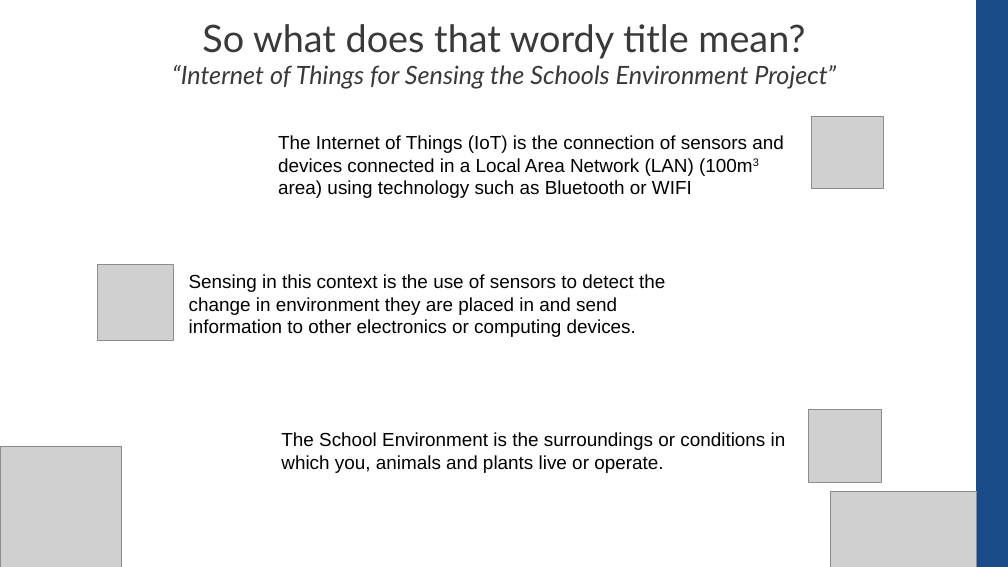
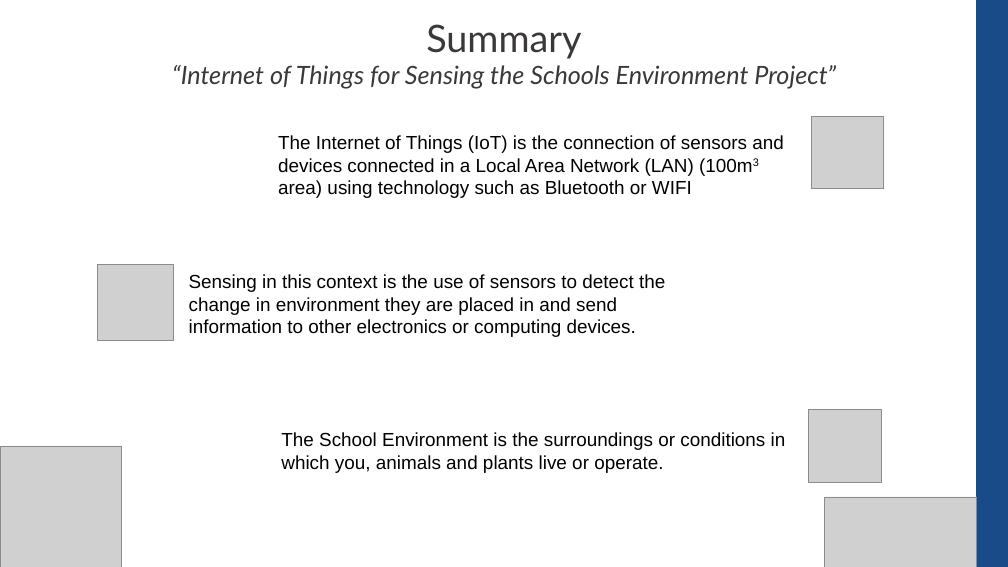
Before and after one commit to CompEng0001/IoT-and-Our-Schools-Environments-for-Education, a slide deck: slide 7 of Lessons/Introduction.pptx (slide 3 before the commit). Drawn at 1008x567 pixels with LibreOffice and Linux fonts; fonts in the diff are those of the drawing; grey boxes stand for pictures. Boxes give left, top, right and bottom in pixels: in the first picture for what was removed or moved away, otherwise in the second. Text is boxed around its words. In the diff, an @@ line names an element or a change of style, - is before the commit and + after.

```diff
--- a/Lessons/Introduction.pptx
+++ b/Lessons/Introduction.pptx
@@ text at (x1=426, y1=24, x2=581, y2=59): text changed @@
-So what does that wordy title mean?
+Summary
@@ picture resized from (x1=830, y1=492, x2=977, y2=567) to (x1=824, y1=497, x2=977, y2=567) @@
```
Also in this commit, not shown: 2 other slides changed, 4 slides added.
